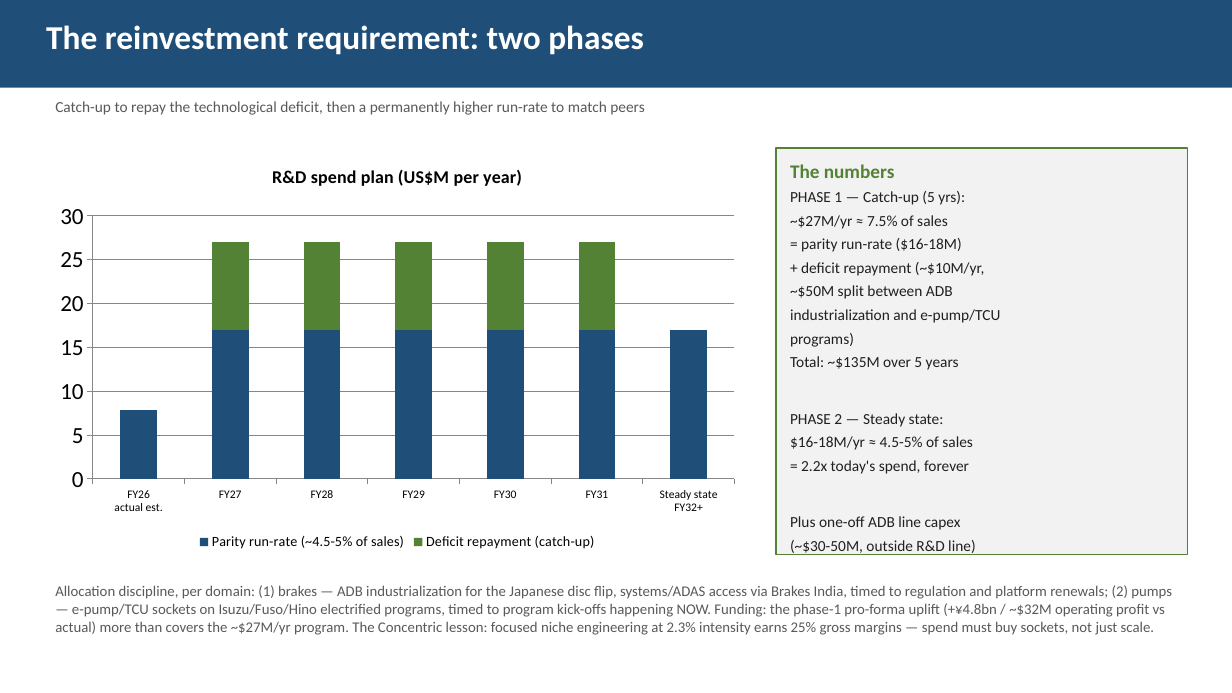
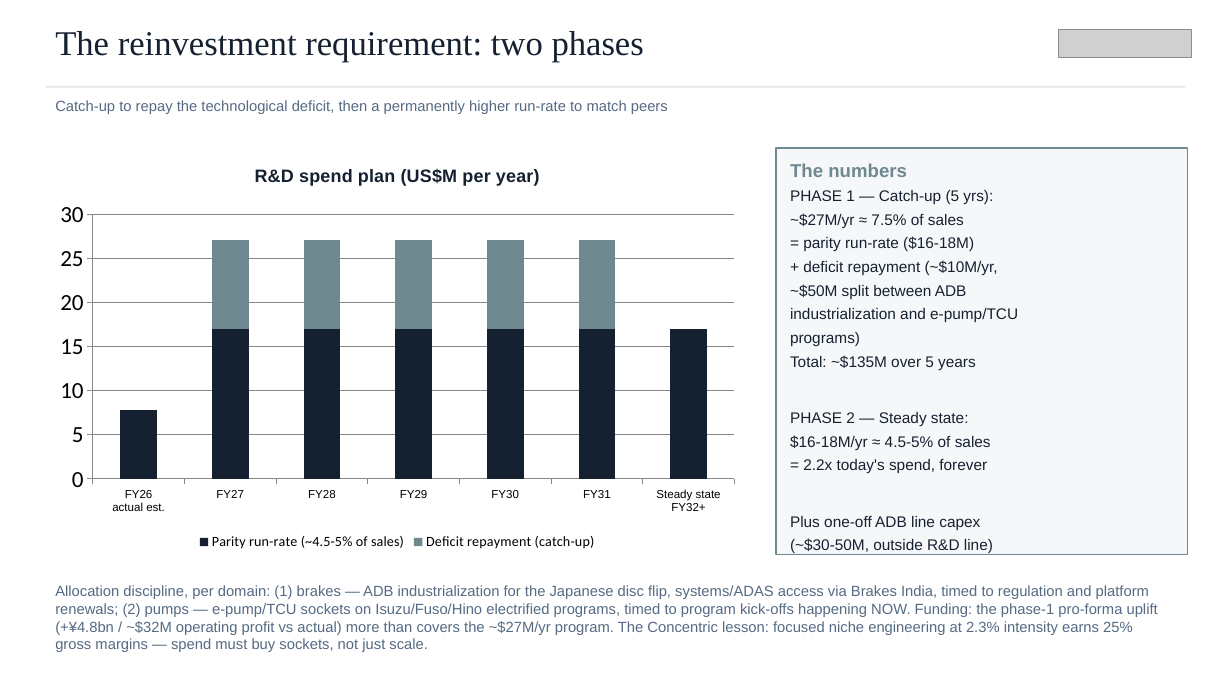
Before and after one commit to charette-lab/Claude, a slide deck: slide 20 of TBK_rd_gap_slides.pptx. Drawn at 1232x693 pixels with LibreOffice and Linux fonts; fonts in the diff are those of the drawing; grey boxes stand for pictures. Boxes give left, top, right and bottom in pixels: in the first picture for what was removed or moved away, otherwise in the second. Text is boxed around its words. In the diff, an @@ line names an element or a change of style, - is before the commit and + after.

```diff
--- a/TBK_rd_gap_slides.pptx
+++ b/TBK_rd_gap_slides.pptx
@@ text "The reinvestment requirement: two phases": place and size @@
-text "The reinvestment requirement: two phases" at box(0, 0, 1232, 88)
+text "The reinvestment requirement: two phases" at box(55, 31, 644, 62)
@@ text "The reinvestment requirement: two phases" at box(55, 31, 644, 62): size 26 to 27 pt, font Calibri to Times New Roman, text colour #FFFFFF to #152130, bold off; fill #1F4E78 to none @@
@@ picture added at box(1058, 30, 1192, 57) @@
@@ rectangle added at box(46, 86, 1186, 88), fill #E2E5E9 @@
@@ text "Catch-up to repay the technological ..." at box(55, 100, 668, 114): size 12 to 11.5 pt, font Calibri to Arial, text colour #595959 to #556A83 @@
@@ column stacked chart at box(46, 148, 749, 555) @@
@@ colour of Parity run-rate (~4.5-5% of sales) #1F4E78 to #152130 @@
@@ colour of Deficit repayment (catch-up) #548235 to #6F8990 @@
@@ category axis changed @@
@@ rectangle "The numbers" at box(776, 148, 1188, 555): size 15 to 14.5 pt, text colour #548235 to #6F8990 in "The numbers"; font Calibri to Arial, text colour #202020 to #152130; fill #F2F2F2 to #F6F7F9; outline #548235 1.25 pt to #6F8990 1.25 pt @@
@@ text "Allocation discipline, per domain: (1) ..." at box(55, 585, 1158, 652): font Calibri to Arial, text colour #595959 to #556A83 @@
```
Also in this commit, not shown: 26 other slides changed, 3 other files.
